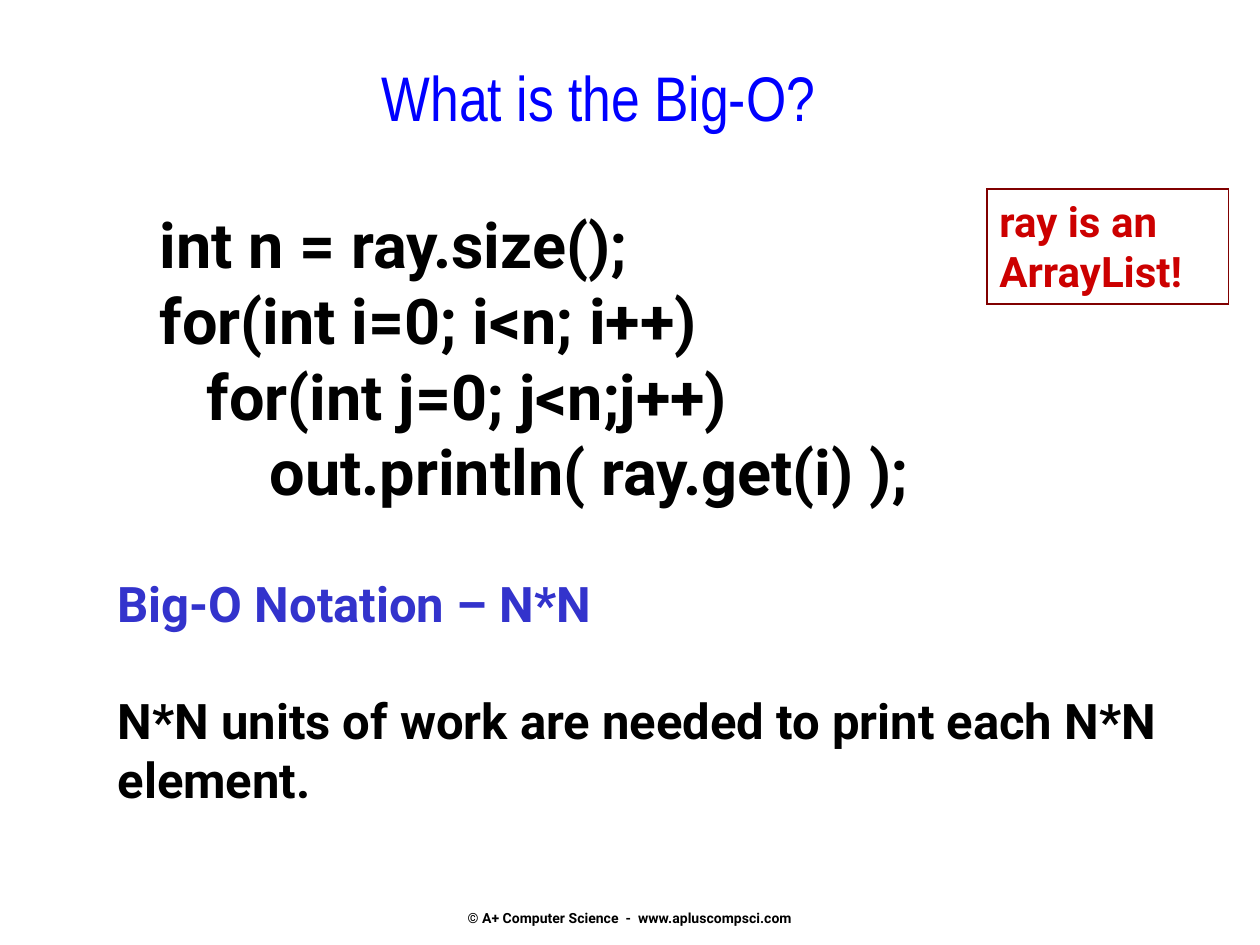
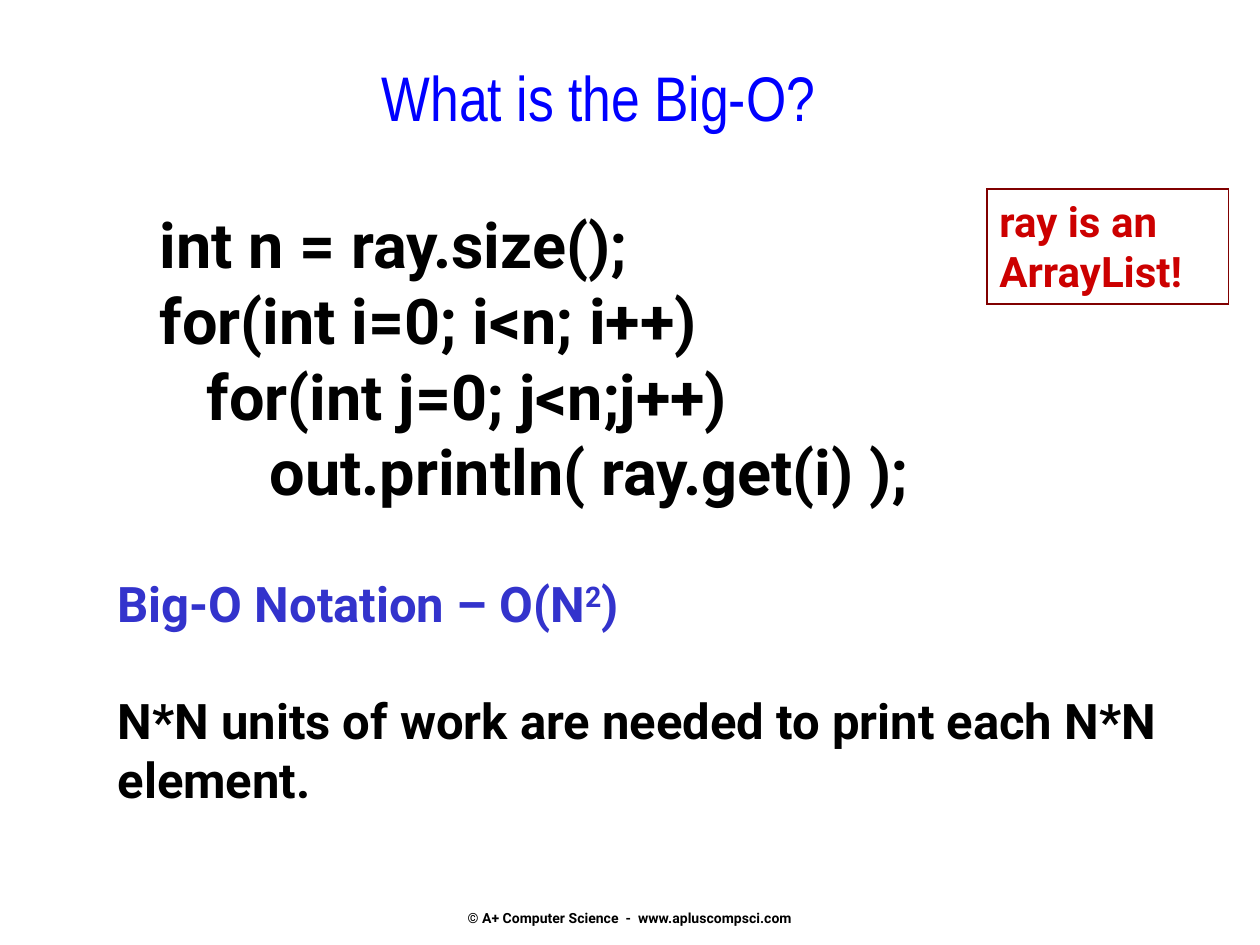
Before and after one commit to Cy-FairCS/cs3, a slide deck: slide 25 of u02b_bigO/notes/Big-O - Intro and Lists.pptx (slide 26 before the commit). Drawn at 1260x945 pixels with LibreOffice and Linux fonts; fonts in the diff are those of the drawing. Boxes give left, top, right and bottom in pixels: in the first picture for what was removed or moved away, otherwise in the second. Text is boxed around its words. In the diff, an @@ line names an element or a change of style, - is before the commit and + after.

```diff
--- a/u02b_bigO/notes/Big-O - Intro and Lists.pptx
+++ b/u02b_bigO/notes/Big-O - Intro and Lists.pptx
@@ text at box(118, 583, 586, 633): text changed @@
-Big-O Notation – N*N
+Big-O Notation – O(N2)
```
Also in this commit, not shown: 7 other slides changed, 6 slides added, 6 slides removed.
